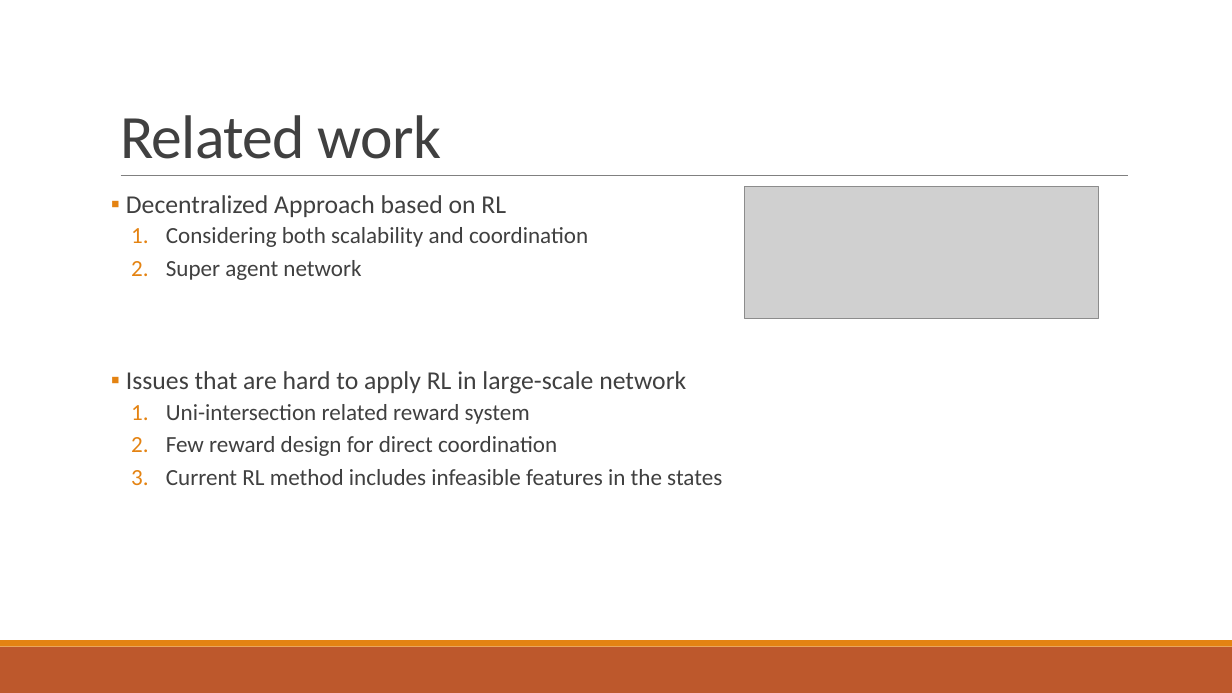
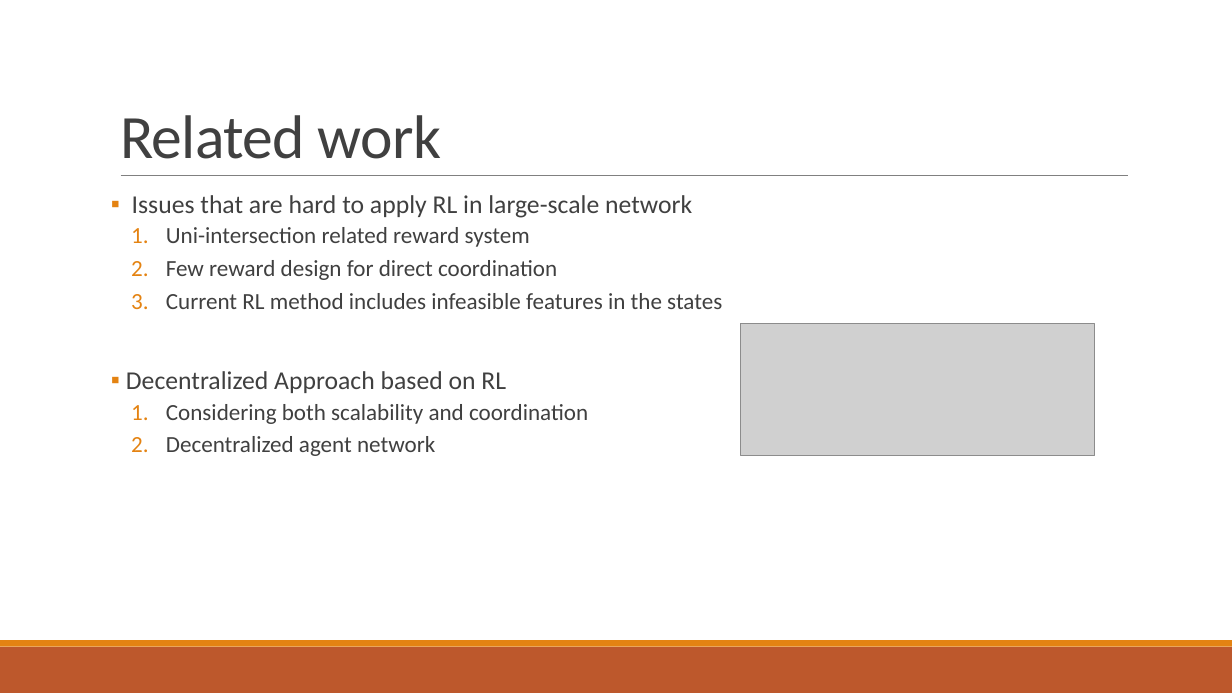
Before and after one commit to 3neutronstar/traffic-optimization_RL, a slide deck: slide 19 of 1st_Seminar(강민수).pptx. Drawn at 1232x693 pixels with LibreOffice and Linux fonts; fonts in the diff are those of the drawing; grey boxes stand for pictures. Boxes give left, top, right and bottom in pixels: in the first picture for what was removed or moved away, otherwise in the second. Text is boxed around its words. In the diff, an @@ line names an element or a change of style, - is before the commit and + after.

```diff
--- a/1st_Seminar(강민수).pptx
+++ b/1st_Seminar(강민수).pptx
@@ text at (126,195,588,280): paragraphs removed @@
-▪ Decentralized Approach based on RL
-  1. Considering both scalability and coordination
-  2. Super agent network
@@ picture: place and size @@
-picture at (745,187,1099,319)
+picture at (741,324,1095,457)
@@ text at (126,371,588,456): paragraphs added @@
+▪ Decentralized Approach based on RL
+  1. Considering both scalability and coordination
+  2. Decentralized agent network
```
Also in this commit, not shown: 8 other slides changed, 3 slides added, 2 slides removed, 1 other file.
